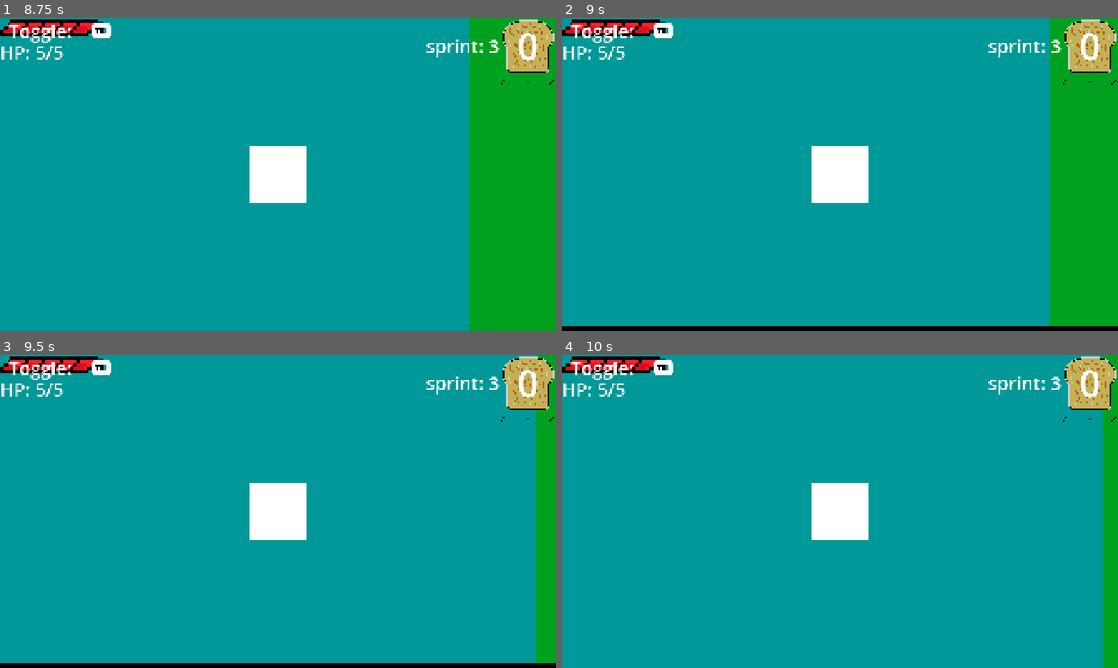
Above: before the commit, frames 1-4 (two rows, left to right).
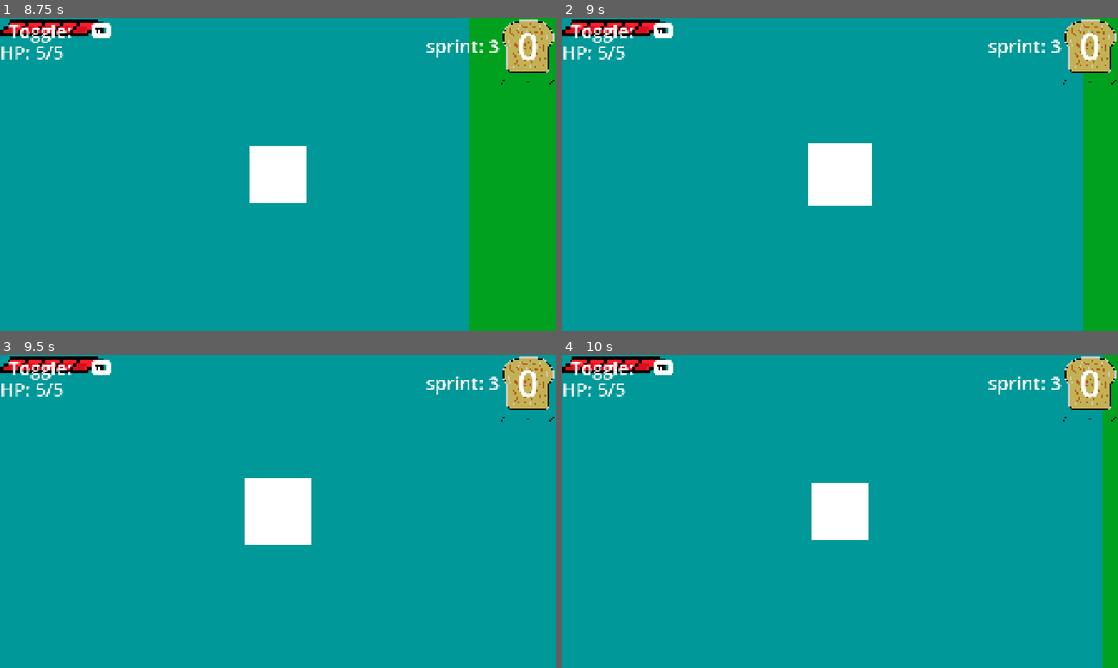
Above: after the commit, the same moments.

Repository: morie197/guwa-guwa-adventures
Game: Godot game, scene res://scenes/testlevel.tscn
Two runs of this game, one before a commit and one after it. Both use one fixed random seed, a clock stepped at 60 frames per second and the inputs below. This scene is started directly instead of the project's main scene.
Inputs (mouse positions are in pixels of both pictures, inside the frame that each line leads up to):
- Up to frame 1 (8.75 s): tap Enter (nextTutorialItem) at 0.5, 3.5, 5.75, 5.85 s; move the mouse to (400, 158) at 0.52 s; hold D (right) 0.53-1.28 s; hold Space (fly) 0.53-1.28 s; tap R (dive) at 0.6, 3.05, 3.6, 6.05 s; click (400, 158) at 0.67 s; move the mouse to (166, 190) at 1.27 s; hold S (down) 1.28-2.03 s; tap Space (fly) at 1.35, 2, 4.35, 5, 6.8, 7.25 s; tap E (quack) at 1.55, 4.55, 7.55 s; move the mouse to (333, 105) at 2.02 s; hold D (right) 2.03-2.78 s; hold E (quack) 2.03-2.78 s; tap Shift (sprint) at 2.3, 2.85 s; move the mouse to (250, 237) at 2.77 s; hold W (up) 2.78-3.53 s; click (250, 237) at 2.92 s; move the mouse to (444, 221) at 3.52 s; hold Space (fly) 3.53-4.28 s; hold A (left) 3.53-5.03 s; move the mouse to (111, 127) at 4.27 s; move the mouse to (305, 174) at 5.02 s; hold S (down) 5.03-5.78 s; hold Shift (sprint) 5.03-5.78 s; click (305, 174) at 5.1 s; move the mouse to (194, 96) at 5.77 s; hold D (right) 5.78-6.53 s; move the mouse to (400, 158) at 6.52 s; hold W (up) 6.53-7.28 s; hold E (quack) 6.53-7.28 s; move the mouse to (166, 190) at 7.27 s; hold D (right) 7.28-8.03 s; tap Q (search) at 7.35 s; click (166, 190) at 7.42 s; move the mouse to (333, 105) at 8.02 s; hold S (down) from 8.03 s (still down); hold Shift (sprint) from 8.03 s (still down)
- Up to frame 2 (9 s): move the mouse to (812, 237) at 8.77 s; release S (down) at 8.78 s; release Shift (sprint) at 8.78 s; hold A (left) from 8.78 s (still down); tap Mouse wheel up (zoomin) at 8.85 s
- Up to frame 3 (9.5 s): keep holding A (left); tap R (dive) at 9.05 s
- Up to frame 4 (10 s): move the mouse to (1006, 558) at 9.52 s; release A (left) at 9.53 s; hold W (up) from 9.53 s (still down); hold Space (fly) from 9.53 s (still down); tap Mouse wheel down (zoomout) at 9.6 s; click (1006, 558) at 9.67 s

Frame 1 is identical in both runs. In frame 2, 7.4% of the frame differs, in the area x 0-100%, y 0-100%; in frame 3, 5.4%; in frame 4, nothing differs.
Error before the commit: Invalid call. Nonexistent function 'getTileUnderPos' in base 'Nil'. (res://scripts/player.gd:275)
Error after the commit: Invalid call. Nonexistent function 'getTileUnderPos' in base 'Nil'. (res://scripts/player.gd:353)

Commit message:
[Fix] Tile not updating on load
Tile, along with other player states, now updates on load

Diff:
--- a/scenes/duck_minigame.tscn
+++ b/scenes/duck_minigame.tscn
@@ -400,6 +400,7 @@
 
 [node name="VBoxContainer" type="VBoxContainer" parent="PanelContainer/VBoxContainer/MarginContainer/controls/attack"]
 layout_mode = 2
+theme_override_constants/separation = -32
 
 [node name="HBoxContainer" type="HBoxContainer" parent="PanelContainer/VBoxContainer/MarginContainer/controls/attack/VBoxContainer"]
 layout_mode = 2
@@ -440,7 +441,7 @@
 theme_override_styles/panel = SubResource("StyleBoxFlat_6sb5u")
 
 [node name="TextureRect3" type="TextureRect" parent="PanelContainer/VBoxContainer/MarginContainer/controls/attack/VBoxContainer"]
-custom_minimum_size = Vector2(100, 100)
+custom_minimum_size = Vector2(180, 180)
 layout_mode = 2
 size_flags_horizontal = 4
 size_flags_vertical = 4
@@ -470,20 +471,43 @@
 autowrap_mode = 0
 vertical_alignment = 1
 
-[node name="TextureRect" type="TextureRect" parent="PanelContainer/VBoxContainer/MarginContainer/controls/lunge"]
+[node name="VBoxContainer" type="VBoxContainer" parent="PanelContainer/VBoxContainer/MarginContainer/controls/lunge"]
+layout_mode = 2
+size_flags_horizontal = 3
+theme_override_constants/separation = -80
+
+[node name="TextureRect" type="TextureRect" parent="PanelContainer/VBoxContainer/MarginContainer/controls/lunge/VBoxContainer"]
 custom_minimum_size = Vector2(180, 180)
 layout_mode = 2
 size_flags_horizontal = 4
 texture = ExtResource("19_qld8f")
 stretch_mode = 5
 
-[node name="Panel" type="Panel" parent="PanelContainer/VBoxContainer/MarginContainer/controls/lunge/TextureRect"]
+[node name="Panel" type="Panel" parent="PanelContainer/VBoxContainer/MarginContainer/controls/lunge/VBoxContainer/TextureRect"]
 z_index = -1
 layout_mode = 0
 offset_left = 36.0
 offset_top = 58.0
 offset_right = 144.0
 offset_bottom = 126.0
+theme_override_styles/panel = SubResource("StyleBoxFlat_6sb5u")
+
+[node name="TextureRect3" type="TextureRect" parent="PanelContainer/VBoxContainer/MarginContainer/controls/lunge/VBoxContainer"]
+visible = false
+custom_minimum_size = Vector2(180, 180)
+layout_mode = 2
+size_flags_horizontal = 4
+size_flags_vertical = 4
+texture = ExtResource("17_bpfxv")
+stretch_mode = 5
+
+[node name="Panel" type="Panel" parent="PanelContainer/VBoxContainer/MarginContainer/controls/lunge/VBoxContainer/TextureRect3"]
+z_index = -1
+layout_mode = 0
+offset_left = 21.0
+offset_top = 34.0
+offset_right = 81.0
+offset_bottom = 66.0
 theme_override_styles/panel = SubResource("StyleBoxFlat_6sb5u")
 
 [node name="EnemyInfo" type="VBoxContainer" parent="PanelContainer"]
--- a/scenes/player_minigame.gd
+++ b/scenes/player_minigame.gd
@@ -91,7 +91,7 @@
 			if Input.is_action_just_pressed("quack") or Input.is_action_just_pressed("fly"):
 				_quack()
 
-		if Input.is_action_pressed("sprint") and !tired:
+		if (Input.is_action_pressed("sprint")) and !tired:
 			if moveVector == Vector2.ZERO:
 				return
 			lunging = true
--- a/scripts/game_manager.gd
+++ b/scripts/game_manager.gd
@@ -103,7 +103,7 @@
 			newArray.append(var_to_str(target))
 		return newArray
 	else:
-		print("else")
+		#print("else")
 		return
 
 
@@ -161,6 +161,8 @@
 
 	canDamage = true
 	treatsUpdated.emit()
+
+	playerRef.loadGameChecks()
 
 	calculateBonuses(false)
 
@@ -206,7 +208,7 @@
 func cameraShow(category: String):
 	paused = true
 	if shownTutorials.has(category) or playerRef == null:
-		print("already shown")
+		#print("already shown")
 		return
 
 	var nodes
@@ -221,8 +223,8 @@
 			nodes = worldManager.fly_nodes
 
 	if nodes == null:
-		print(category)
-		print("none")
+		#print(category)
+		#print("none")
 		return
 
 	var finalNodePos = Vector2.INF
--- a/scripts/player.gd
+++ b/scripts/player.gd
@@ -271,10 +271,7 @@
 			1:
 				if grass_foot_steps.playing == false:
 					grass_foot_steps.play()
-
-		newtile = GameManager.worldManager.getTileUnderPos(global_position)
-		if tile != newtile:
-			tileCheck()
+		tileCheck()
 
 	if mouseScrollInput != 0:
 		var minimumZoomAmount = zoomMin / (1 + ((rangeMultiplier - 1) * rangeMultZoomFactor))
@@ -345,37 +342,46 @@
 	streamRef = null
 	areaFlag = ""
 
+func loadGameChecks():
+	tileCheck()
+	flying = false
+	velocity = Vector2.ZERO
+	sprinting = false
+	migrating = false
+
 func tileCheck():
-	if (areaFlag.match("dive") or areaFlag.match("air") and !areaFlag.match("wind")):
-		areaFlag = ""
-	tile = newtile
-	var atlascoords = GameManager.worldManager.tileToAtlasCoords(tile)
-	if atlascoords == Vector2i(0, 2):
-		layer = 0
-	elif atlascoords == Vector2i(0, 0):
-		layer = 1
-	elif atlascoords == Vector2i(0, 3):
-		layer = -1
-		areaFlag = "dive"
-	elif atlascoords == Vector2i(1, 1):
-		layer = 2
-		if !areaFlag.match("wind"):
-			areaFlag = "air"
-		if flying == false:
-			sprinting = false
-			forcedFly = true
-			_toggleFly(true)
-
-	if atlascoords == Vector2i(1, 0):
-		layer = 1
-		onThorns = true
-	else:
-		onThorns = false
-
-	if forcedFly:
-		if layer != 2 and !(!tired and Input.is_action_pressed("fly")):
-			forcedFly = false
-			_toggleFly(false)
+	newtile = GameManager.worldManager.getTileUnderPos(global_position)
+	if tile != newtile:
+		if (areaFlag.match("dive") or areaFlag.match("air") and !areaFlag.match("wind")):
+			areaFlag = ""
+		tile = newtile
+		var atlascoords = GameManager.worldManager.tileToAtlasCoords(tile)
+		if atlascoords == Vector2i(0, 2):
+			layer = 0
+		elif atlascoords == Vector2i(0, 0):
+			layer = 1
+		elif atlascoords == Vector2i(0, 3):
+			layer = -1
+			areaFlag = "dive"
+		elif atlascoords == Vector2i(1, 1):
+			layer = 2
+			if !areaFlag.match("wind"):
+				areaFlag = "air"
+			if flying == false:
+				sprinting = false
+				forcedFly = true
+				_toggleFly(true)
+
+		if atlascoords == Vector2i(1, 0):
+			layer = 1
+			onThorns = true
+		else:
+			onThorns = false
+
+		if forcedFly:
+			if layer != 2 and !(!tired and Input.is_action_pressed("fly")):
+				forcedFly = false
+				_toggleFly(false)
 
 func _toggleFly(value: bool):
 	if flying == value:
@@ -442,7 +448,7 @@
 	if !tornadoThrownVelocity.is_zero_approx():
 		velocity = tornadoThrownVelocity
 		tornadoThrownVelocity = tornadoThrownVelocity.lerp(Vector2.ZERO, tornadoRecoverSpeed)
-		print(tornadoThrownVelocity.is_zero_approx())
+		#print(tornadoThrownVelocity.is_zero_approx())
 	else:
 
 		if flying == true:
--- a/scripts/save_manager.gd
+++ b/scripts/save_manager.gd
@@ -116,7 +116,7 @@
 func loadLevel(levelName: String):
 	if GameManager.worldManager != null:
 		if GameManager.worldManager.levelName.match(levelName):
-			print("already loaded!")
+			#print("already loaded!")
 			return
 
 	if levelName.match("Quiet Gardens"):
Not shown, changed: export_presets.cfg
